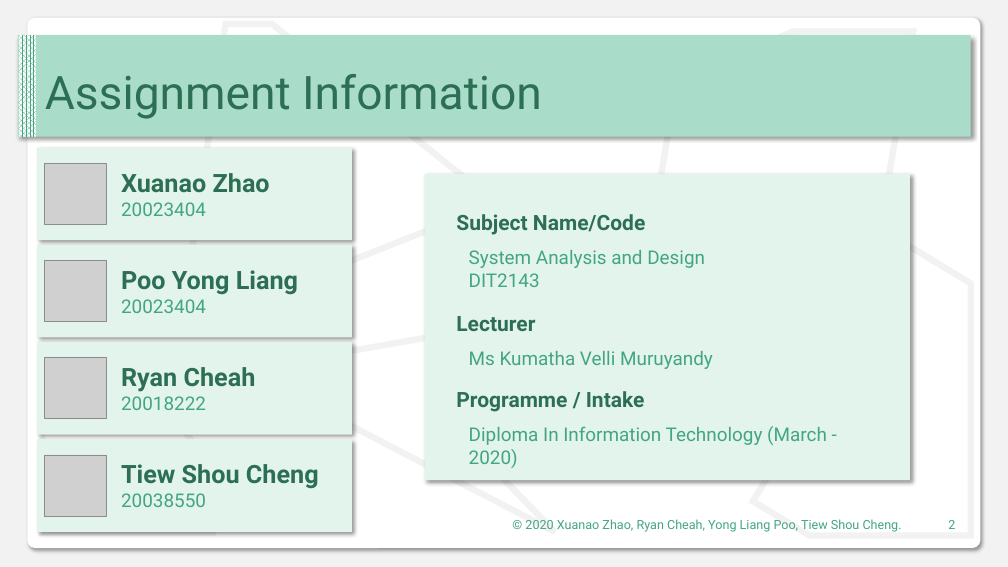
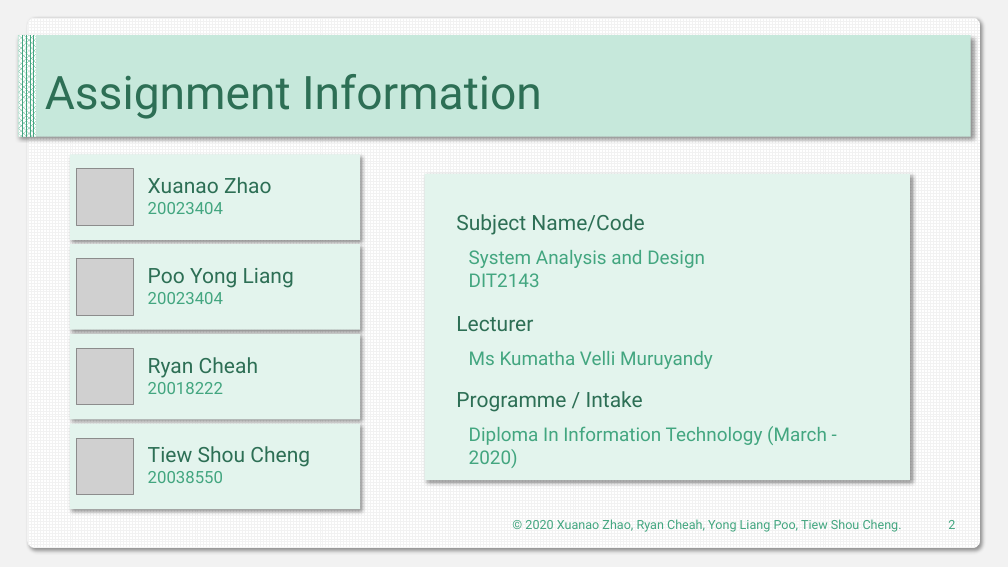
Before and after one commit to DIT202003G1/SAD-Assignment, a slide deck: slide 2 of Presentaion.pptx. Drawn at 1008x567 pixels with LibreOffice and Linux fonts; fonts in the diff are those of the drawing; grey boxes stand for pictures. Boxes give left, top, right and bottom in pixels: in the first picture for what was removed or moved away, otherwise in the second. Text is boxed around its words. In the diff, an @@ line names an element or a change of style, - is before the commit and + after.

```diff
--- a/Presentaion.pptx
+++ b/Presentaion.pptx
@@ rounded rectangle at (27, 17, 981, 547): fill #FFFFFF to pattern #F2F2F2 on #FFFFFF @@
@@ rectangle at (18, 36, 972, 137): fill #AADDC9 to #C6E8DB @@
@@ rectangle: place and size @@
-rectangle at (37, 147, 352, 240)
+rectangle at (70, 154, 360, 240)
@@ picture: place and size @@
-picture at (45, 163, 106, 225)
+picture at (77, 169, 134, 225)
@@ text "Xuanao Zhao 20023404": place and size @@
-text "Xuanao Zhao 20023404" at (121, 173, 270, 216)
+text "Xuanao Zhao 20023404" at (148, 177, 272, 214)
@@ text "Xuanao Zhao 20023404" at (148, 177, 272, 214): size 24 to 20 pt, bold off in "Xuanao Zhao"; size 18 to 16 pt in "20023404" @@
@@ rectangle: place and size @@
-rectangle at (37, 245, 352, 338)
+rectangle at (70, 244, 360, 330)
@@ picture: place and size @@
-picture at (45, 261, 106, 322)
+picture at (77, 259, 134, 315)
@@ text "Poo Yong Liang 20023404": place and size @@
-text "Poo Yong Liang 20023404" at (121, 270, 298, 313)
+text "Poo Yong Liang 20023404" at (148, 268, 294, 304)
@@ text "Poo Yong Liang 20023404" at (148, 268, 294, 304): size 24 to 20 pt, bold off in "Poo Yong Liang"; size 18 to 16 pt in "20023404" @@
@@ rectangle: place and size @@
-rectangle at (37, 342, 352, 435)
+rectangle at (70, 334, 360, 420)
@@ picture: place and size @@
-picture at (45, 358, 106, 419)
+picture at (77, 349, 134, 405)
@@ text "Ryan Cheah 20018222": place and size @@
-text "Ryan Cheah 20018222" at (121, 367, 256, 410)
+text "Ryan Cheah 20018222" at (148, 357, 258, 394)
@@ text "Ryan Cheah 20018222" at (148, 357, 258, 394): size 24 to 20 pt, bold off in "Ryan Cheah"; size 18 to 16 pt in "20018222" @@
@@ bold off in 3 elements at (456, 214, 644, 235), (456, 316, 533, 331), (456, 391, 643, 412) @@
@@ rectangle: place and size @@
-rectangle at (37, 439, 352, 532)
+rectangle at (70, 423, 360, 509)
@@ picture: place and size @@
-picture at (45, 455, 106, 516)
+picture at (77, 439, 134, 495)
@@ text "Tiew Shou Cheng 20038550": place and size @@
-text "Tiew Shou Cheng 20038550" at (121, 464, 319, 507)
+text "Tiew Shou Cheng 20038550" at (148, 446, 310, 483)
@@ text "Tiew Shou Cheng 20038550" at (148, 446, 310, 483): size 24 to 20 pt, bold off in "Tiew Shou Cheng"; size 18 to 16 pt in "20038550" @@
```
Also in this commit, not shown: 9 other slides changed, 13 slides added.
